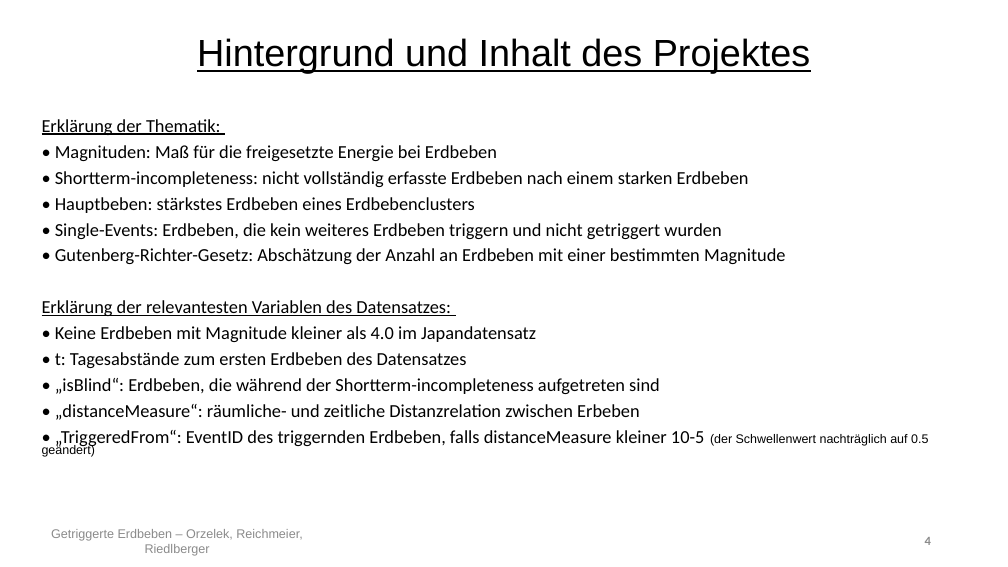
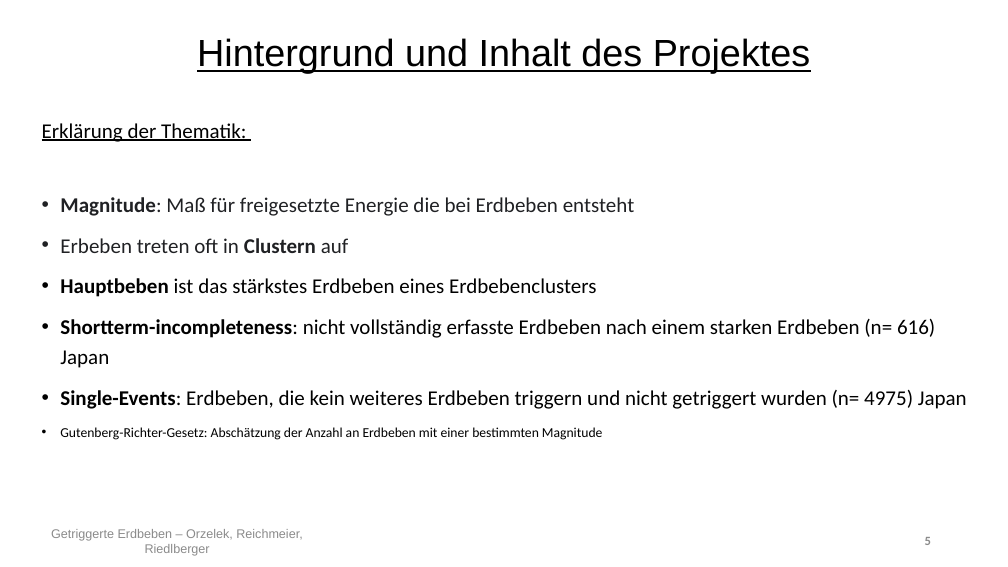
Before and after one commit to Kati77/Praktikum-Erdbeben, a slide deck: slide 5 of PP.pptx (slide 4 before the commit). Drawn at 1008x567 pixels with LibreOffice and Linux fonts; fonts in the diff are those of the drawing. Boxes give left, top, right and bottom in pixels: in the first picture for what was removed or moved away, otherwise in the second. Text is boxed around its words. In the diff, an @@ line names an element or a change of style, - is before the commit and + after.

```diff
--- a/PP.pptx
+++ b/PP.pptx
@@ text at (42,123,246,142): size 17.5 to 20 pt in "Erklärung der Thematik:"; line spacing 0.7 to 0.9 @@
@@ text at (60,197,967,440): text changed; size 17.5 to 20 pt @@
-• Magnituden: Maß für die freigesetzte Energie bei Erdbeben
-• Shortterm-incompleteness: nicht vollständig erfasste Erdbeben nach einem starken Erdbeben
-• Hauptbeben: stärkstes Erdbeben eines Erdbebenclusters
-• Single-Events: Erdbeben, die kein weiteres Erdbeben triggern und nicht getriggert wurden
-• Gutenberg-Richter-Gesetz: Abschätzung der Anzahl an Erdbeben mit einer bestimmten Magnitude
-Erklärung der relevantesten Variablen des Datensatzes:
-• Keine Erdbeben mit Magnitude kleiner als 4.0 im Japandatensatz
-• t: Tagesabstände zum ersten Erdbeben des Datensatzes
-• „isBlind“: Erdbeben, die während der Shortterm-incompleteness aufgetreten sind
-• „distanceMeasure“: räumliche- und zeitliche Distanzrelation zwischen Erbeben
-• „TriggeredFrom“: EventID des triggernden Erdbeben, falls distanceMeasure kleiner 10-5 (der Schwellenwert nachträglich auf 0.5 geändert)
+• Magnitude: Maß für freigesetzte Energie die bei Erdbeben entsteht
+• Erbeben treten oft in Clustern auf
+• Hauptbeben ist das stärkstes Erdbeben eines Erdbebenclusters
+• Shortterm-incompleteness: nicht vollständig erfasste Erdbeben nach einem starken Erdbeben (n= 616) Japan
+• Single-Events: Erdbeben, die kein weiteres Erdbeben triggern und nicht getriggert wurden (n= 4975) Japan
+• Gutenberg-Richter-Gesetz: Abschätzung der Anzahl an Erdbeben mit einer bestimmten Magnitude
@@ page number at (925,537,931,545): text changed @@
-4
+5
```
Also in this commit, not shown: 8 other slides changed, 5 slides added, 1 slide removed.
